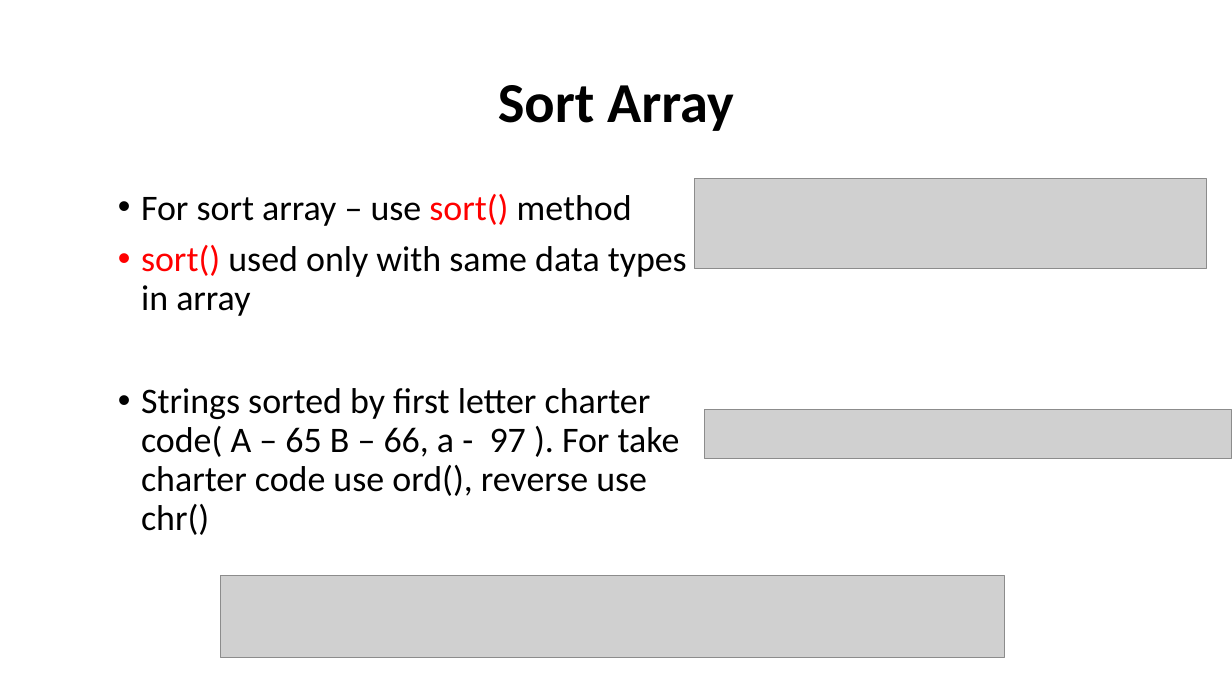
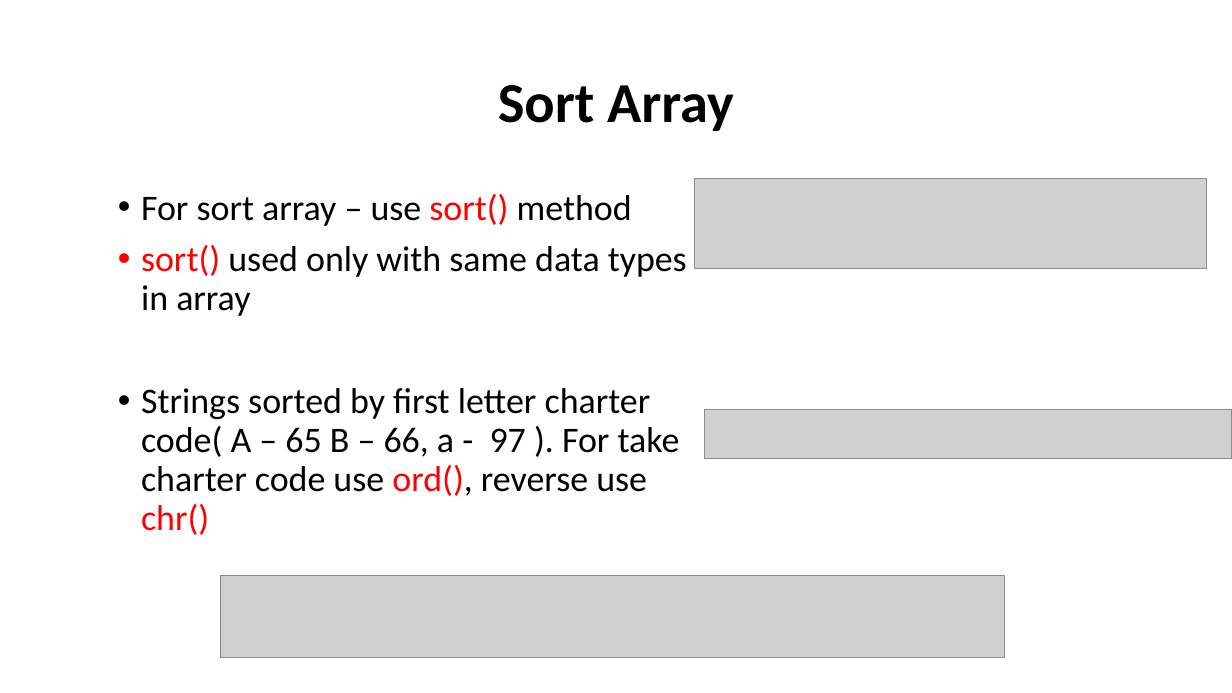
Before and after one commit to WonderLuc/brother-bootcamp, a slide deck: slide 33 of python 101/python_101.pptx. Drawn at 1232x693 pixels with LibreOffice and Linux fonts; fonts in the diff are those of the drawing; grey boxes stand for pictures; background and template pictures are left out. Boxes give left, top, right and bottom in pixels: in the first picture for what was removed or moved away, otherwise in the second. Text is boxed around its words. In the diff, an @@ line names an element or a change of style, - is before the commit and + after.

```diff
--- a/python 101/python_101.pptx
+++ b/python 101/python_101.pptx
@@ text at (141,388,680,535): text colour #000000 to #FF0000 in "ord(), chr()" @@
```
Also in this commit, not shown: 4 slides added, 1 slide removed, 5 other files.
